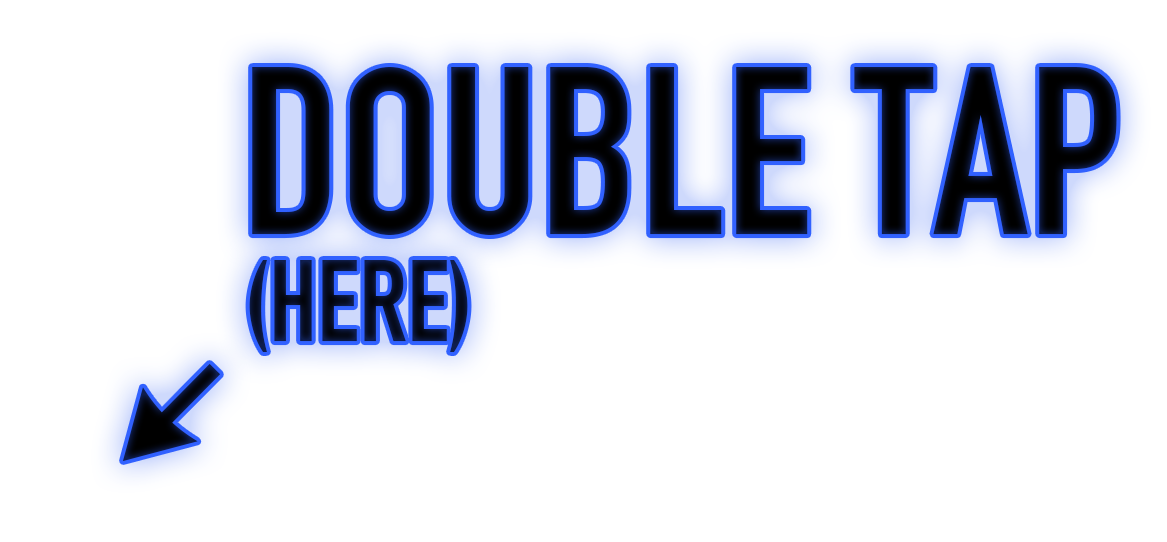
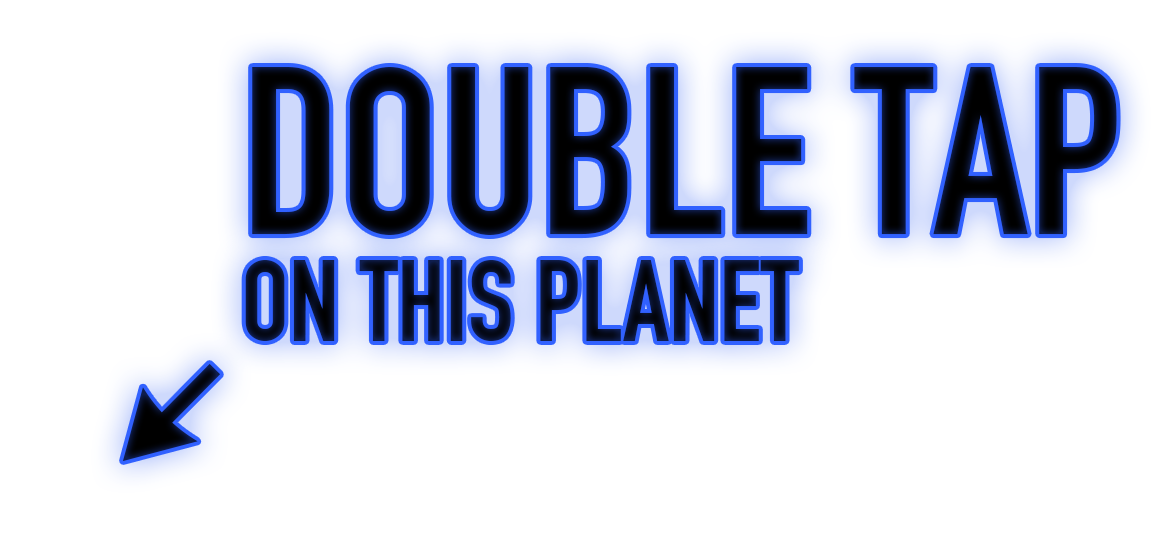
Comparing the layer stacks of the two 1167x542 images. Changes:
renamed "(HERE)" to "ON THIS PLANET", painted on it over (x1=245, y1=260, x2=799, y2=352)
